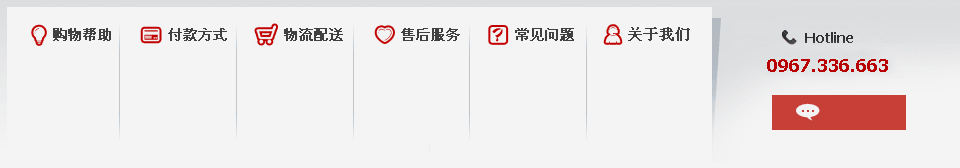
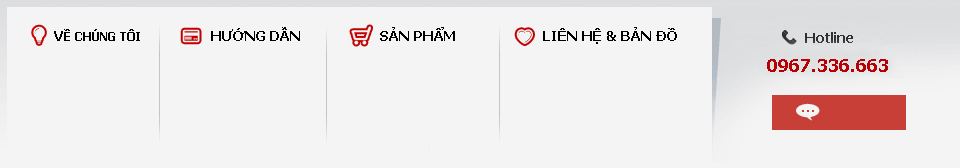
Revision of a layered w=960, h=168 image; what changed, layer by layer:
removed layer "0967.336.663" over [768, 59, 888, 72]
removed layer "Layer 0" over [2, 18, 918, 148]
added layer "Layer 2" above "Layer 3" over [175, 25, 206, 48]
added layer "Layer 3" above "HƯỚNG DẪN" over [345, 22, 378, 50]
added layer "HƯỚNG DẪN" above "SẢN PHẨM" over [211, 27, 300, 41]
added layer "SẢN PHẨM" above "LIÊN HỆ & BẢN ĐỒ" over [380, 27, 455, 41]
added layer "LIÊN HỆ & BẢN ĐỒ" above "VỀ CHÚNG TÔI" over [543, 27, 677, 44]
added layer "VỀ CHÚNG TÔI" above "Layer 5" over [54, 29, 140, 41]
added layer "Layer 5" above "Layer 4 copy" over [512, 26, 538, 48]
added layer "Layer 4 copy" above "Layer 4" over [494, 24, 506, 141]
added layer "Layer 4" above "Layer 1" over [321, 25, 333, 142]
added layer "Layer 1" above "Background" over [53, 23, 166, 141]
added layer "Background" over [2, 18, 918, 148]
